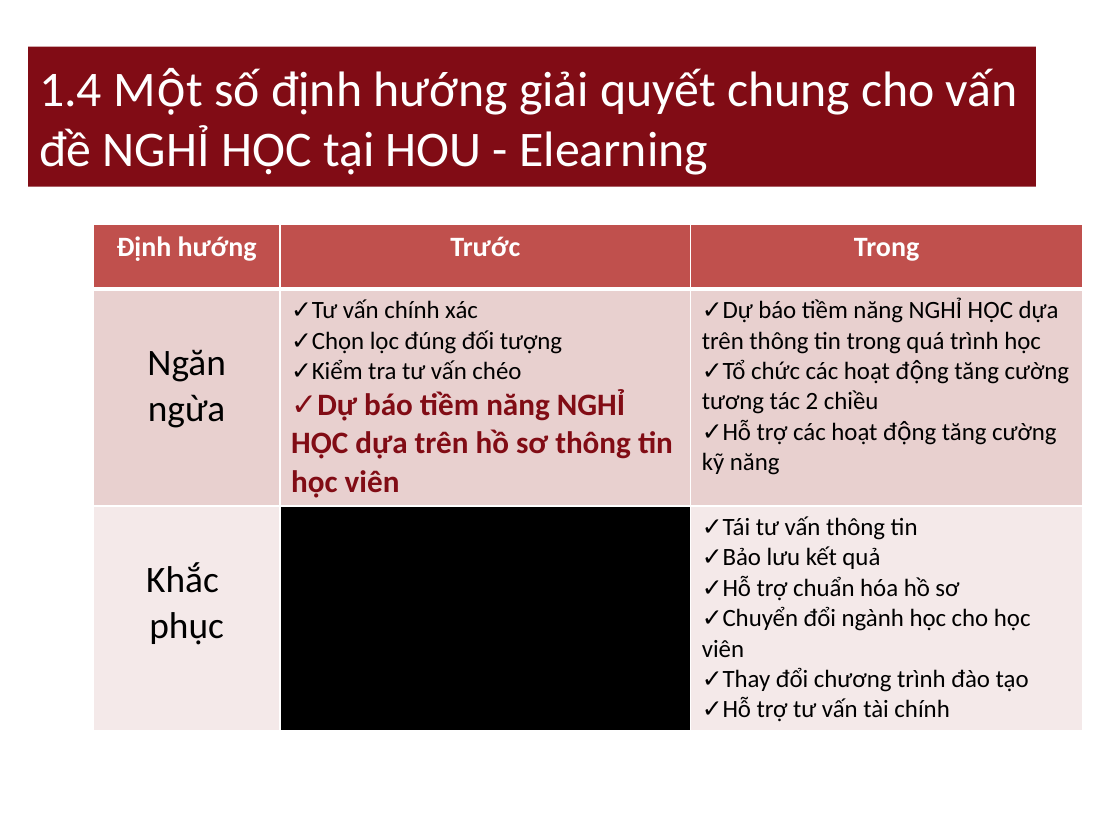
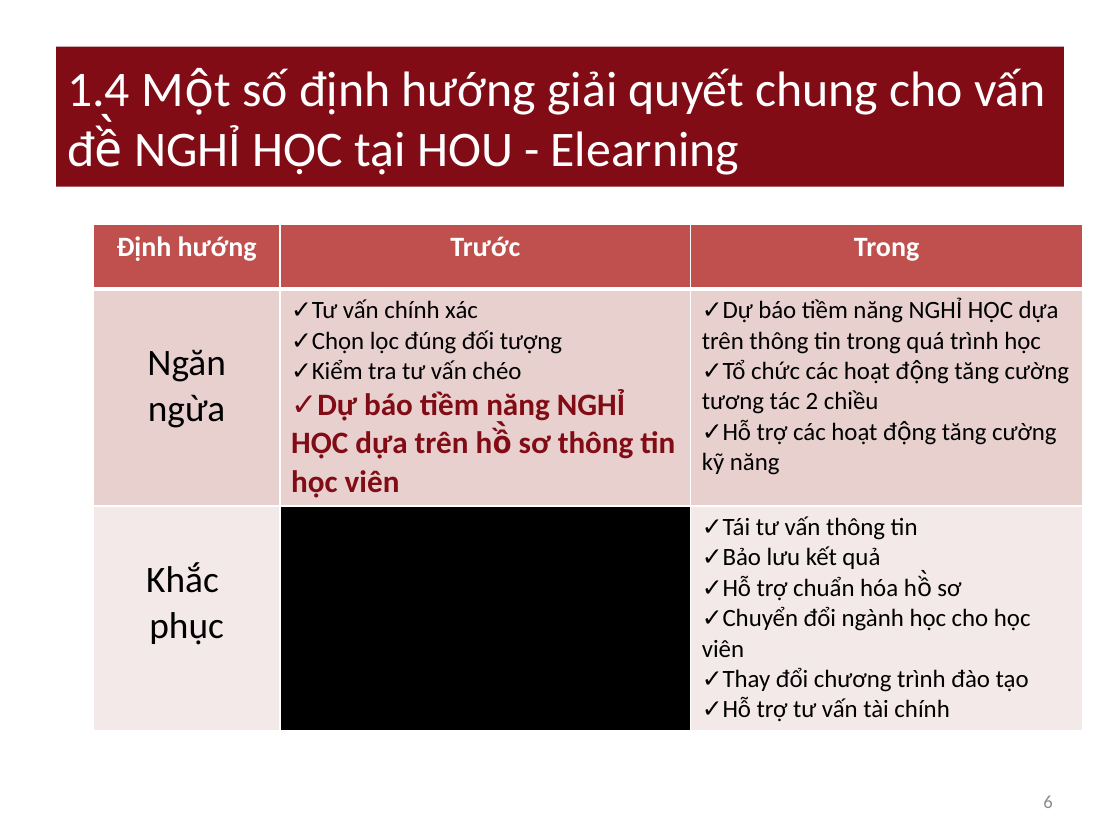
Before and after one commit to nguyendanhtu/drop-out, a slide deck: slide 6 of 01. Document/DropOut_Project_Report v_3.12.2011.pptx. Drawn at 1120x840 pixels with LibreOffice and Linux fonts; fonts in the diff are those of the drawing. Boxes give left, top, right and bottom in pixels: in the first picture for what was removed or moved away, otherwise in the second. Text is boxed around its words. In the diff, an @@ line names an element or a change of style, - is before the commit and + after.

```diff
--- a/01. Document/DropOut_Project_Report v_3.12.2011.pptx
+++ b/01. Document/DropOut_Project_Report v_3.12.2011.pptx
@@ title "1.4 Một số định hướng ...": place and size @@
-title "1.4 Một số định hướng ..." at (28, 47, 1036, 187)
+title "1.4 Một số định hướng ..." at (56, 47, 1064, 187)
@@ title at (67, 68, 1046, 175): text changed @@
-1.4 Một số định hướng giải quyết chung cho vấn đề NGHỈ HỌC tại HOU - Elearning
+1.4 Một số định hướng giải quyết chung cho vấn đề̀ NGHỈ HỌC tại HOU - Elearning
@@ table at (93, 224, 1083, 726) @@
-row 2, column 2: Tư vấn chính xác / Chọn lọc đúng đối tượng / Kiểm tra tư vấn chéo / Dự báo tiềm năng NGHỈ HỌC dựa trên hồ sơ thông tin học viên
+row 2, column 2: Tư vấn chính xác / Chọn lọc đúng đối tượng / Kiểm tra tư vấn chéo / Dự báo tiềm năng NGHỈ HỌC dựa trên hồ̀ sơ thông tin học viên
-row 2, column 3: Dự báo tiềm năng NGHỈ HỌC dựa trên thông tin trong quá trình học / Tổ chức các hoạt động tăng cường tương tác 2 chiều / Hỗ trợ các hoạt động tăng cường kỹ năng
+row 2, column 3: Dự báo tiềm năng NGHỈ HỌC dựa trên thông tin trong quá trình học / Tổ chức các hoạt động tăng cường tương tác 2 chiều / Hỗ trợ các hoạt động tăng cường kỹ năng
-row 3, column 3: Tái tư vấn thông tin / Bảo lưu kết quả / Hỗ trợ chuẩn hóa hồ sơ / Chuyển đổi ngành học cho học viên / Thay đổi chương trình đào tạo / Hỗ trợ tư vấn tài chính
+row 3, column 3: Tái tư vấn thông tin / Bảo lưu kết quả / Hỗ trợ chuẩn hóa hồ̀ sơ / Chuyển đổi ngành học cho học viên / Thay đổi chương trình đào tạo / Hỗ trợ tư vấn tài chính
@@ page number added at (1043, 795, 1052, 808), 12 pt, text #8C8C8C @@
+6
```
Also in this commit, not shown: 18 other slides changed, 2 slides added, 1 other file.
